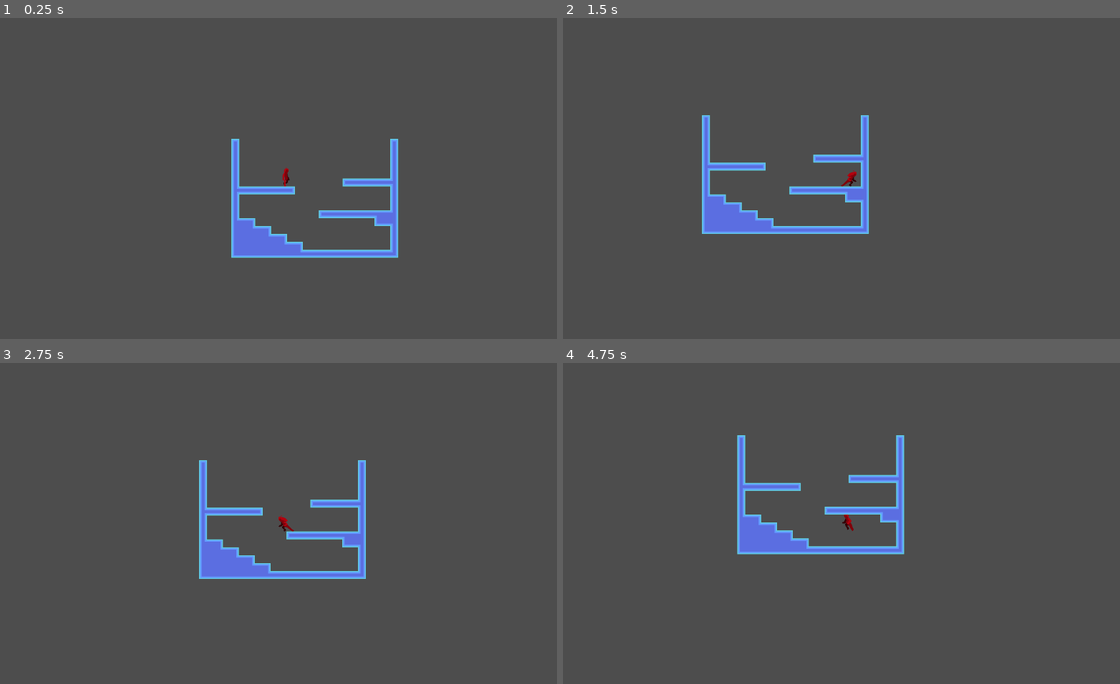
Above: before the commit, frames 1-4 (two rows, left to right).
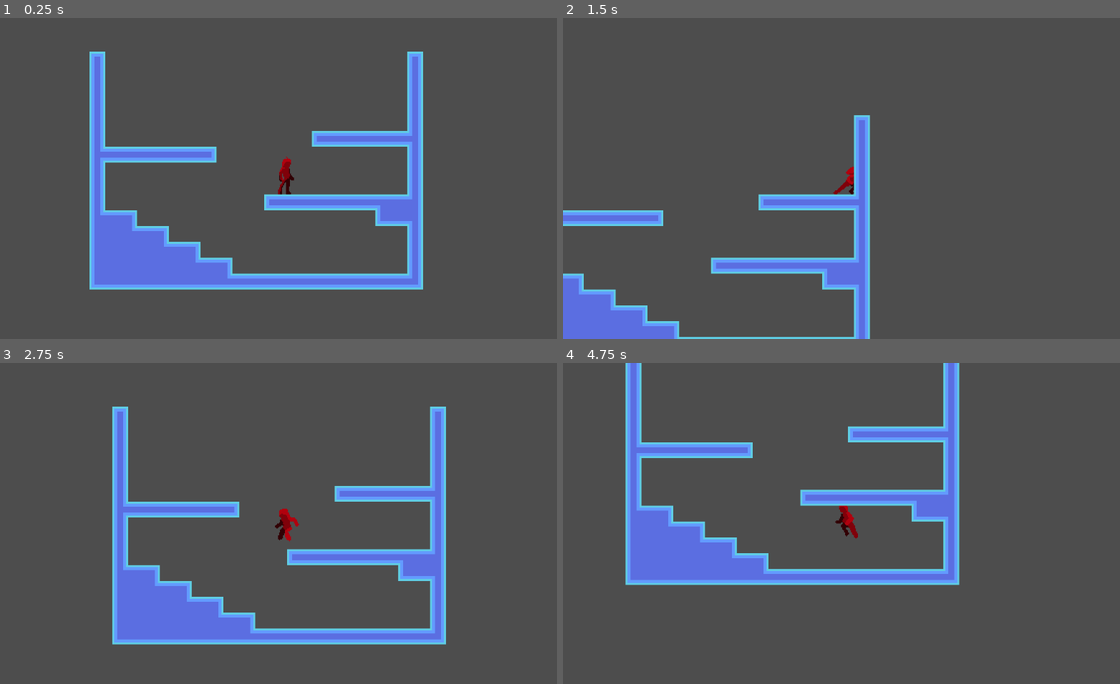
Above: after the commit, the same moments.

Repository: Komixa/Metroid-Godot
Game: Godot game, scene res://World/Scenes/world.tscn
The game is run twice, just before and just after one commit, with the same random seed, the same clock (stepped at 60 frames per second) and the same inputs.
Inputs (mouse positions are in pixels of both pictures, inside the frame that each line leads up to):
- Up to frame 1 (0.25 s): no input
- Up to frame 2 (1.5 s): tap Enter (ui_accept) at 0.5, 0.77 s; move the mouse to (975, 162) at 0.52 s; hold D (ui_right) from 0.53 s (still down); click (975, 162) at 0.67 s; move the mouse to (735, 194) at 1.27 s
- Up to frame 3 (2.75 s): tap Enter (ui_accept) at 1.52 s; move the mouse to (345, 452) at 2.02 s; release D (ui_right) at 2.03 s; hold Q (ui_left) from 2.03 s (still down)
- Up to frame 4 (4.75 s): move the mouse to (819, 587) at 2.77 s; release Q (ui_left) at 2.78 s; hold D (ui_right) 2.78-4.28 s; click (819, 587) at 2.92 s; tap Enter (ui_accept) at 3.02, 3.77, 4.52 s; move the mouse to (1019, 571) at 3.52 s; move the mouse to (679, 475) at 4.27 s; hold Q (ui_left) from 4.28 s (still down)

The runs differ from the first frame. In frame 1, 16% of the frame differs, in the area x 16-76%, y 10-85%; in frame 2, 11%; in frame 3, 16%; in frame 4, 16%, in the area x 11-72%, y 0-70%.

Commit message:
fixed all basic movement
including placeholder animations for falling and crouching states

Diff:
--- a/Player/Scenes/Player.tscn
+++ b/Player/Scenes/Player.tscn
@@ -1,11 +1,15 @@
-[gd_scene load_steps=12 format=3 uid="uid://bo5q00rkrow5a"]
+[gd_scene load_steps=16 format=3 uid="uid://bo5q00rkrow5a"]
 
 [ext_resource type="Script" path="res://Player/Scripts/Player.gd" id="1_c07h8"]
+[ext_resource type="Texture2D" uid="uid://b7gmuan1mgfog" path="res://Player/Sprites/Crouch_Left.png" id="2_56iik"]
 [ext_resource type="Texture2D" uid="uid://dbj2lqwtvoo13" path="res://Player/Sprites/Idle_Right.png" id="2_v30eu"]
 [ext_resource type="Texture2D" uid="uid://byrnlnc8rugkp" path="res://Player/Sprites/Idle_Left.png" id="2_xmtur"]
+[ext_resource type="Texture2D" uid="uid://dldux56cw6nlv" path="res://Player/Sprites/Crouch_Right.png" id="3_eecaa"]
 [ext_resource type="Texture2D" uid="uid://bcc68pra4qaq7" path="res://Player/Sprites/Idle_Jump_Left.png" id="4_3vxtb"]
 [ext_resource type="Texture2D" uid="uid://bi18500kf2rw" path="res://Player/Sprites/Run_Left.png" id="4_bier5"]
 [ext_resource type="Texture2D" uid="uid://hx1qqns6thop" path="res://Player/Sprites/Jump_Right.png" id="4_lc4lt"]
+[ext_resource type="Texture2D" uid="uid://c4g5q5ea7lb2" path="res://Player/Sprites/Falling_Left.png" id="4_m61v0"]
+[ext_resource type="Texture2D" uid="uid://blog70tkp241d" path="res://Player/Sprites/Falling_Right.png" id="5_al6qf"]
 [ext_resource type="Texture2D" uid="uid://2uvjlywo3l0b" path="res://Player/Sprites/Jump_Left.png" id="5_dr563"]
 [ext_resource type="Texture2D" uid="uid://d1vhq35djwcy7" path="res://Player/Sprites/Run_Right.png" id="5_m7b4l"]
 [ext_resource type="Texture2D" uid="uid://byu00b5jyv5pn" path="res://Player/Sprites/Idle_Jump_Right.png" id="5_py1jt"]
@@ -17,7 +21,23 @@
 animations = [{
 "frames": [{
 "duration": 1.0,
-"texture": ExtResource("4_bier5")
+"texture": ExtResource("2_56iik")
+}],
+"loop": true,
+"name": &"Crouch_Left",
+"speed": 5.0
+}, {
+"frames": [{
+"duration": 1.0,
+"texture": ExtResource("3_eecaa")
+}],
+"loop": true,
+"name": &"Crouch_Right",
+"speed": 5.0
+}, {
+"frames": [{
+"duration": 1.0,
+"texture": ExtResource("4_m61v0")
 }],
 "loop": true,
 "name": &"Fall_Left",
@@ -25,7 +45,7 @@
 }, {
 "frames": [{
 "duration": 1.0,
-"texture": ExtResource("5_m7b4l")
+"texture": ExtResource("5_al6qf")
 }],
 "loop": true,
 "name": &"Fall_Right",
@@ -106,6 +126,7 @@
 
 [node name="Player_Anim" type="AnimatedSprite2D" parent="."]
 sprite_frames = SubResource("SpriteFrames_6p67x")
-animation = &"Idle_Jump_Right"
+animation = &"Fall_Right"
 
 [node name="Camera2D" type="Camera2D" parent="."]
+zoom = Vector2(2, 2)
--- a/Player/Scripts/Player.gd
+++ b/Player/Scripts/Player.gd
@@ -4,16 +4,16 @@
 var speed = 200
 var jump_ht = 600
 var fall_vel = 5
-var current_direction = "idle"
+var current_direction = "right"
 var crouch = false
 
 @onready var anim = $Player_Anim
 
 func _physics_process(delta):
 	current_gravity()
+	#check_crouch_state()
 	player_mvt()
 	animation_player()
-	check_crouch_state()
 
 	movement = movement.normalized() * speed * delta
 	move_and_slide()
@@ -22,8 +22,8 @@
 	var LEFT = Input.is_action_pressed("ui_left")
 	var RIGHT = Input.is_action_pressed("ui_right")
 	var JUMP = Input.is_action_just_pressed("ui_accept")
-	var DOWN = Input.is_action_just_pressed("ui_down")
-	var UP = Input.is_action_just_pressed("ui_up")
+	var DOWN = Input.is_action_pressed("ui_down")
+	var UP = Input.is_action_pressed("ui_up")
 
 	movement.x = -int(LEFT) + int(RIGHT)
 	movement.y = -int(JUMP)
@@ -38,12 +38,14 @@
 
 	if DOWN:
 		crouch = true
+	if !DOWN:
+		crouch = false
 
-func check_crouch_state():
-	if crouch:
-		pass
-	else:
-		pass
+#func check_crouch_state():
+	#if crouch:
+		#pass
+	#else:
+		#pass
 
 func animation_player():
 	if movement.x == -1:
@@ -56,11 +58,12 @@
 
 func check_direction():
 	if !crouch:
+		speed = 200
 		#run left
 		if current_direction == "left":
 			if is_on_floor():
 				anim.play("Run_Left")
-		#jump left
+			#jump left
 			if !is_on_floor():
 				if velocity.y < 0:
 					anim.play("Jump_Left")
@@ -70,7 +73,7 @@
 		if current_direction == "right":
 			if is_on_floor():
 				anim.play("Run_Right")
-		#jump right
+			#jump right
 			if !is_on_floor():
 				if velocity.y < 0:
 					anim.play("Jump_Right")
@@ -90,18 +93,28 @@
 			#right
 			if current_direction == "right":
 				anim.play("Idle_Right")
-			#jump right
+				#jump right
 				if !is_on_floor():
 					if velocity.y < 0:
 						anim.play("Idle_Jump_Right")
 					if velocity.y > 0:
 						anim.play("Fall_Right")
-		#crouch
-		if crouch and current_direction == "left":
-			anim.play("Crouch_Left")
-		if crouch and current_direction == "right":
-			anim.play("crouch_Right")
-
+	#crouch left
+	if crouch and current_direction == "left":
+		speed = 0
+		anim.play("Crouch_Left")
+		#falling
+		if !is_on_floor():
+			if velocity.y > 0:
+				anim.play("Fall_Left")
+	#crouch right
+	if crouch and current_direction == "right":
+		speed = 0
+		anim.play("Crouch_Right")
+		#falling
+		if !is_on_floor():
+			if velocity.y > 0:
+				anim.play("Fall_Right")
 
 func current_gravity():
 	var new_gravity = gravity_force.new()
@@ -113,8 +126,5 @@
 	if fall_vel >= new_gravity.terminal_vel:
 		fall_vel = new_gravity.terminal_vel
 
-func player_anim():
-	pass
-
 func player_atk():
 	pass
--- a/Tilemap/tilemap.tscn
+++ b/Tilemap/tilemap.tscn
@@ -486,3 +486,4 @@
 tile_set = SubResource("TileSet_c2rwv")
 format = 2
 layer_0/tile_data = PackedInt32Array(0, 0, 0, 65536, 0, 1, 262144, 0, 1, 196608, 0, 1, 131072, 0, 1, 327680, 0, 1, 3932 …(1570 unchanged characters)…
+metadata/_edit_group_ = true
--- a/World/Scenes/world.tscn
+++ b/World/Scenes/world.tscn
@@ -6,6 +6,6 @@
 [node name="World" type="Node2D"]
 
 [node name="Player" parent="." instance=ExtResource("1_pcf0c")]
-position = Vector2(110, 73)
+position = Vector2(198, 116)
 
 [node name="Tilemap" parent="." instance=ExtResource("2_rh1ln")]
Binary file added: Player/Sprites/Crouch_Left.aseprite
Binary file added: Player/Sprites/Crouch_Left.png
Not shown, added: Player/Sprites/Crouch_Left.png.import
Binary file added: Player/Sprites/Crouch_Right.aseprite
Binary file added: Player/Sprites/Crouch_Right.png
Not shown, added: Player/Sprites/Crouch_Right.png.import
Binary file added: Player/Sprites/Falling_Left.aseprite
Binary file added: Player/Sprites/Falling_Left.png
Not shown, added: Player/Sprites/Falling_Left.png.import
Binary file added: Player/Sprites/Falling_Right.aseprite
Binary file added: Player/Sprites/Falling_Right.png
Not shown, added: Player/Sprites/Falling_Right.png.import
(and 1 more such lines)
